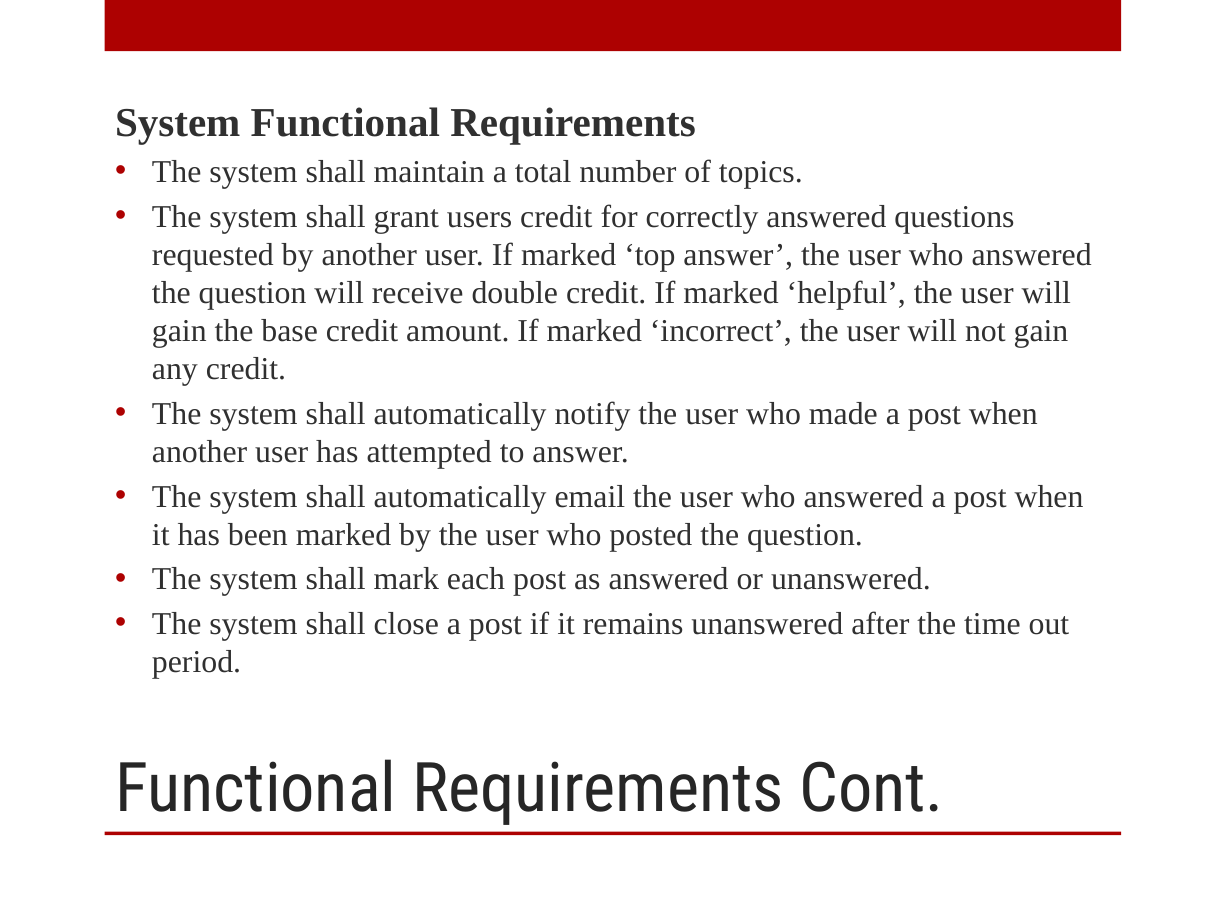
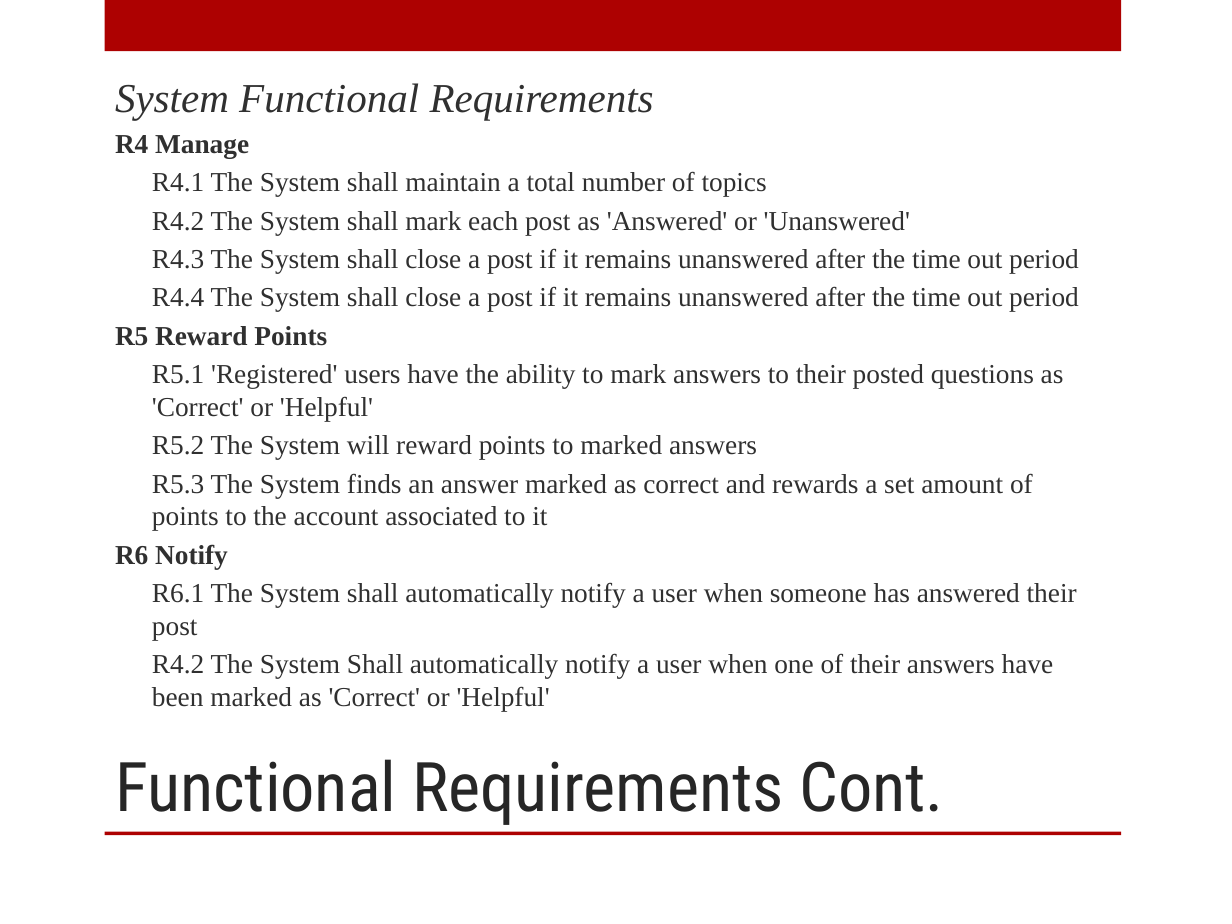
Before and after one commit to patrickbraud/CapstoneProject, a slide deck: slide 4 of Proposal/Design/Design_Presentation.pptx. Drawn at 1232x924 pixels with LibreOffice and Linux fonts; fonts in the diff are those of the drawing; background and template pictures are left out. Boxes give left, top, right and bottom in pixels: in the first picture for what was removed or moved away, otherwise in the second. Text is boxed around its words. In the diff, an @@ line names an element or a change of style, - is before the commit and + after.

Commit message:
Fixed Requirements

```diff
--- a/Proposal/Design/Design_Presentation.pptx
+++ b/Proposal/Design/Design_Presentation.pptx
@@ text at box(115, 83, 654, 120): bold off, italic on in "System Functional Requirements" @@
@@ text at box(115, 135, 1079, 711): text changed; size 18.6 to 16 pt @@
-• The system shall maintain a total number of topics.
-• The system shall grant users credit for correctly answered questions requested by another user. If marked ‘top answer’, the user who answered the question will receive double credit. If marked ‘helpful’, the user will gain the base credit amount. If marked ‘incorrect’, the user will not gain any credit.
-• The system shall automatically notify the user who made a post when another user has attempted to answer.
-• The system shall automatically email the user who answered a post when it has been marked by the user who posted the question.
-• The system shall mark each post as answered or unanswered.
-• The system shall close a post if it remains unanswered after the time out period.
+R4 Manage
+R4.1 The System shall maintain a total number of topics
+R4.2 The System shall mark each post as 'Answered' or 'Unanswered'
+R4.3 The System shall close a post if it remains unanswered after the time out period
+R4.4 The System shall close a post if it remains unanswered after the time out period
+R5 Reward Points
+R5.1 'Registered' users have the ability to mark answers to their posted questions as 'Correct' or 'Helpful'
+R5.2 The System will reward points to marked answers
+R5.3 The System finds an answer marked as correct and rewards a set amount of points to the account associated to it
+R6 Notify
+R6.1 The System shall automatically notify a user when someone has answered their post
+R4.2 The System Shall automatically notify a user when one of their answers have been marked as 'Correct' or 'Helpful'
```
Also in this commit, not shown: 1 other slide changed, 1 other file.
